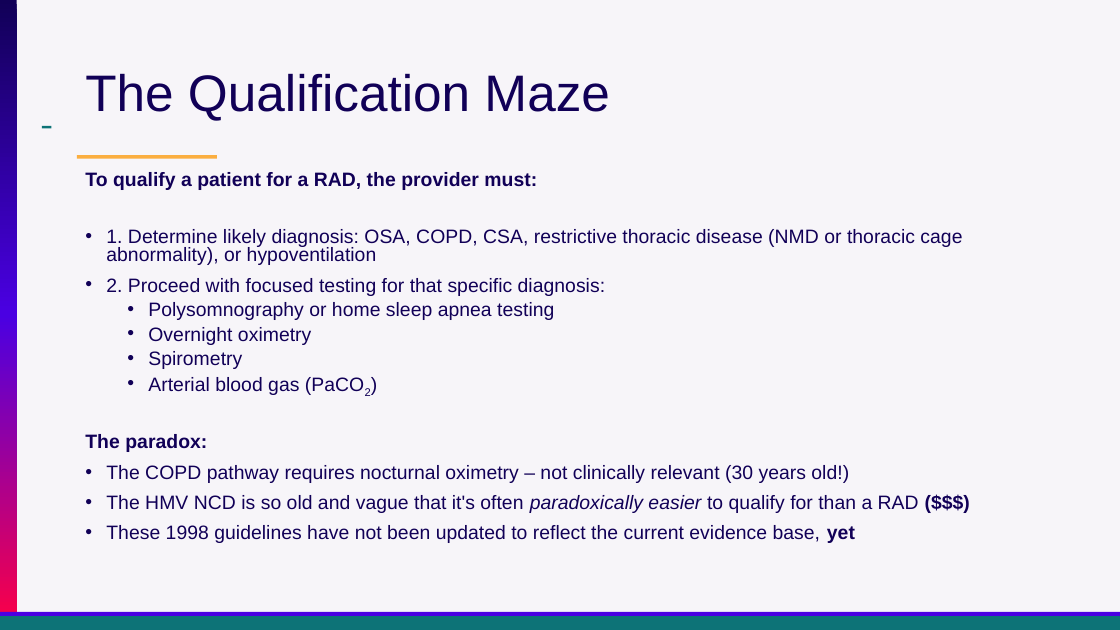
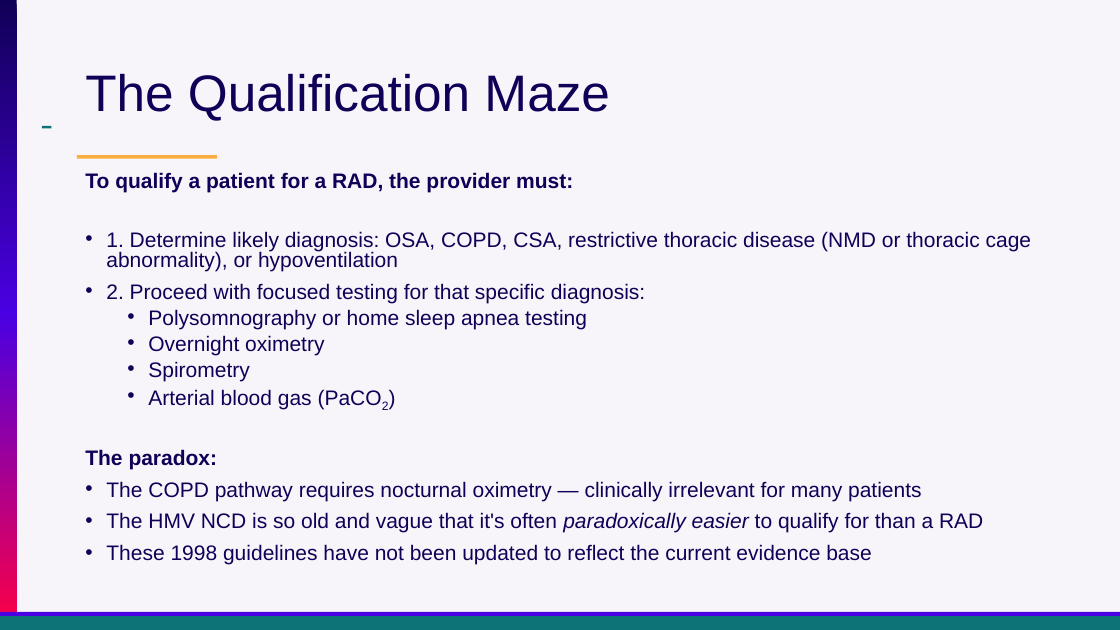
Before and after one commit to reblocke/clinical_talks, a slide deck: slide 36 of archive/Presentations/Locke Utah ACP OHS 2026.pptx (slide 33 before the commit). Drawn at 1120x630 pixels with LibreOffice and Linux fonts; fonts in the diff are those of the drawing. Boxes give left, top, right and bottom in pixels: in the first picture for what was removed or moved away, otherwise in the second. Text is boxed around its words. In the diff, an @@ line names an element or a change of style, - is before the commit and + after.

```diff
--- a/archive/Presentations/Locke Utah ACP OHS 2026.pptx
+++ b/archive/Presentations/Locke Utah ACP OHS 2026.pptx
@@ text at <box>85,172,1032,469</box>: size 16.6 to 18 pt in "To qualify a patient for a RAD, ...", "1. Determine likely diagnosis: OSA, COPD, CSA, ...", "2. Proceed with focused testing for that ...", "Polysomnography or home sleep apnea testing" and 4 more places @@
@@ text at <box>106,481,983,565</box>: text changed; size 16.6 to 18 pt @@
-• The COPD pathway requires nocturnal oximetry – not clinically relevant (30 years old!)
-• The HMV NCD is so old and vague that it's often paradoxically easier to qualify for than a RAD ($$$)
-• These 1998 guidelines have not been updated to reflect the current evidence base, yet
+• The COPD pathway requires nocturnal oximetry — clinically irrelevant for many patients
+• The HMV NCD is so old and vague that it's often paradoxically easier to qualify for than a RAD
+• These 1998 guidelines have not been updated to reflect the current evidence base
```
Also in this commit, not shown: 25 other slides changed, 7 slides added, 8 slides removed, 1 other file.
